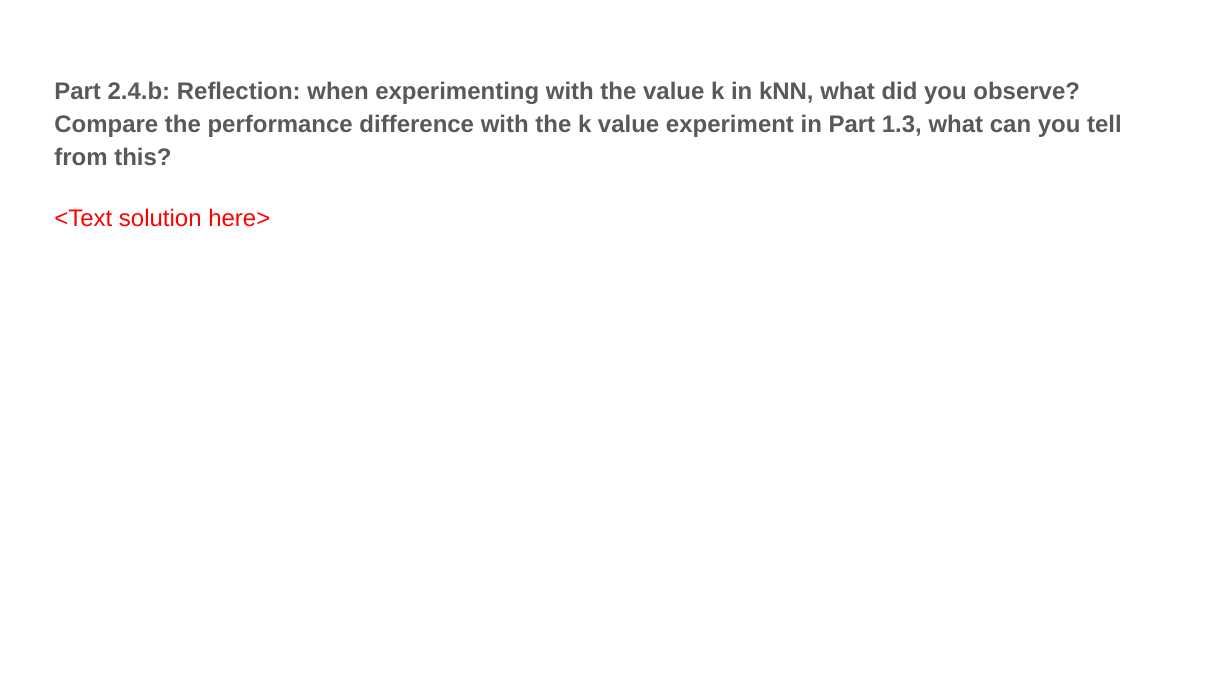
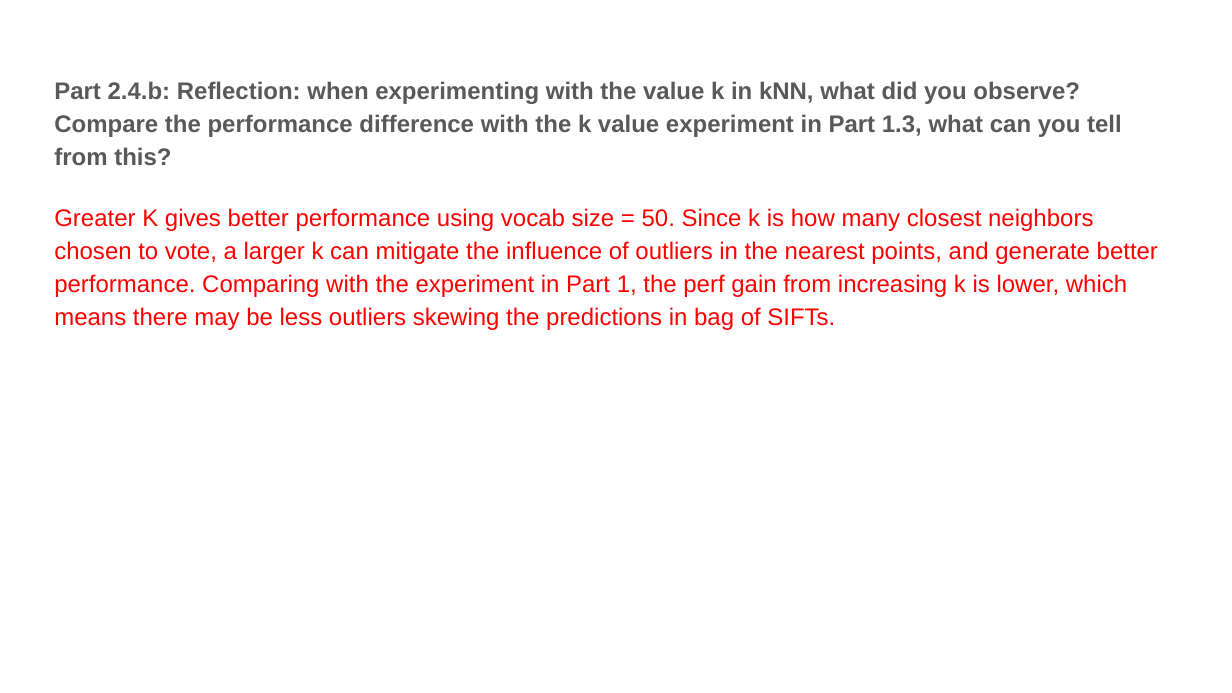
Before and after one commit to dixkheads/computer-vision-homework, a slide deck: slide 11 of hw/ps3/proj3_template.pptx. Drawn at 1232x693 pixels with LibreOffice and Linux fonts; fonts in the diff are those of the drawing. Boxes give left, top, right and bottom in pixels: in the first picture for what was removed or moved away, otherwise in the second. Text is boxed around its words. In the diff, an @@ line names an element or a change of style, - is before the commit and + after.

```diff
--- a/hw/ps3/proj3_template.pptx
+++ b/hw/ps3/proj3_template.pptx
@@ text at (54, 208, 1158, 330): text changed @@
-<Text solution here>
+Greater K gives better performance using vocab size = 50. Since k is how many closest neighbors chosen to vote, a larger k can mitigate the influence of outliers in the nearest points, and generate better performance. Comparing with the experiment in Part 1, the perf gain from increasing k is lower, which means there may be less outliers skewing the predictions in bag of SIFTs.
```
Also in this commit, not shown: 7 other slides changed, 4 other files.
